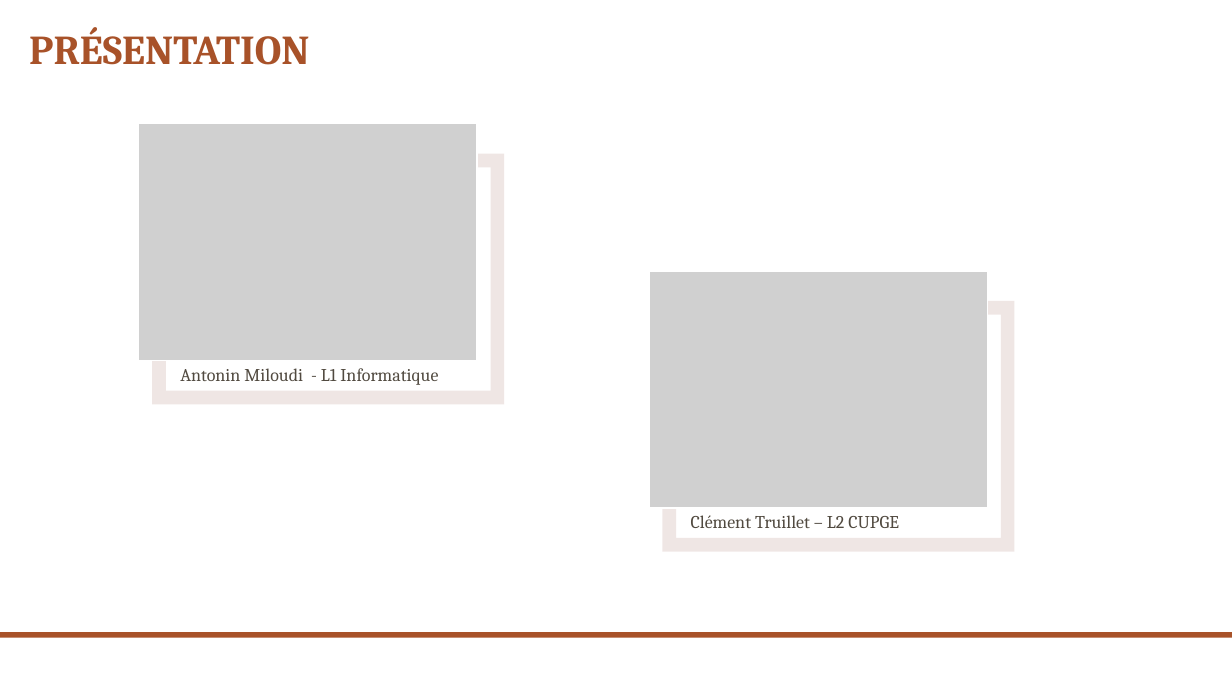
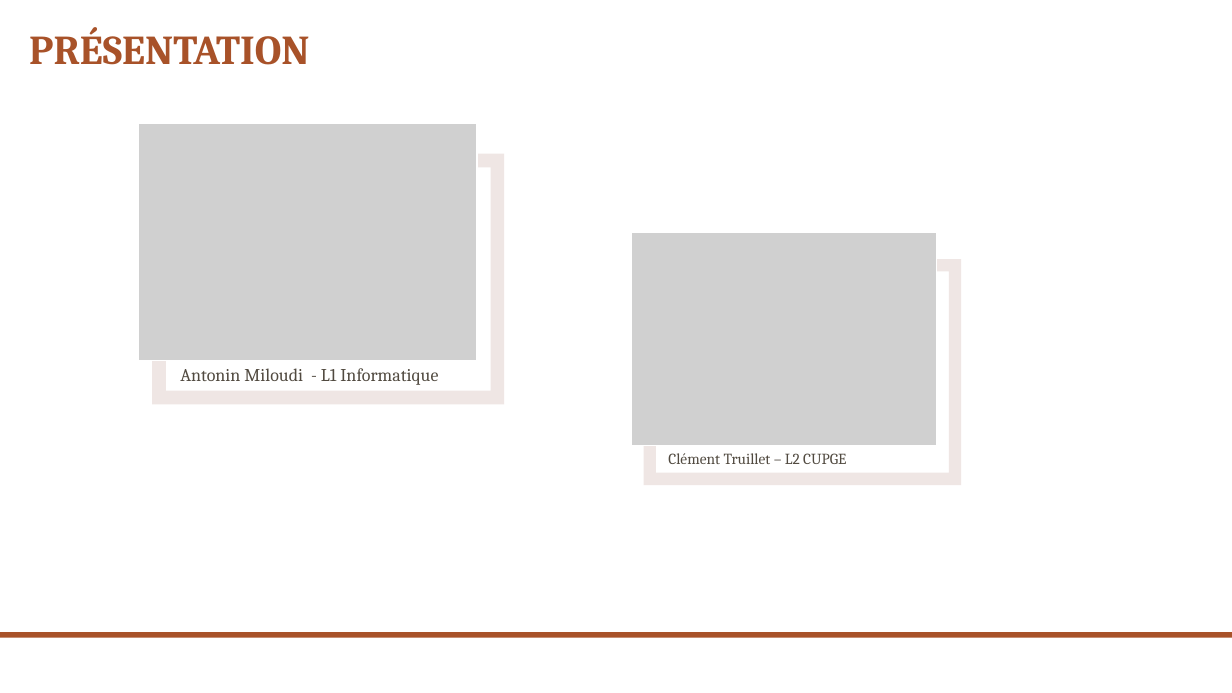
Before and after one commit to ctruillet/thot, a slide deck: slide 2 of reunion 29.pptx. Drawn at 1232x693 pixels with LibreOffice and Linux fonts; fonts in the diff are those of the drawing; grey boxes stand for pictures; background and template pictures are left out. Boxes give left, top, right and bottom in pixels: in the first picture for what was removed or moved away, otherwise in the second. Text is boxed around its words. In the diff, an @@ line names an element or a change of style, - is before the commit and + after.

```diff
--- a/reunion 29.pptx
+++ b/reunion 29.pptx
@@ picture: place and size @@
-picture at bbox=[649, 271, 987, 508]
+picture at bbox=[631, 232, 936, 445]
@@ frame: place and size @@
-frame at bbox=[663, 301, 1015, 552]
+frame at bbox=[644, 259, 962, 485]
@@ text "Clément Truillet – L2 CUPGE": place and size @@
-text "Clément Truillet – L2 CUPGE" at bbox=[691, 515, 899, 528]
+text "Clément Truillet – L2 CUPGE" at bbox=[668, 453, 846, 464]
@@ text "Clément Truillet – L2 CUPGE" at bbox=[668, 453, 846, 464]: size 14 to 12 pt @@
```
